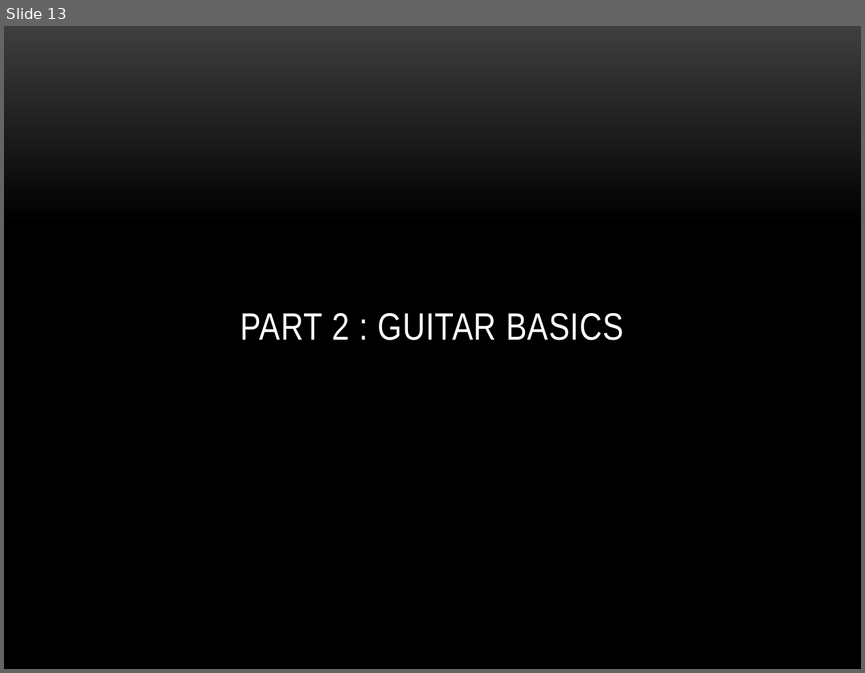
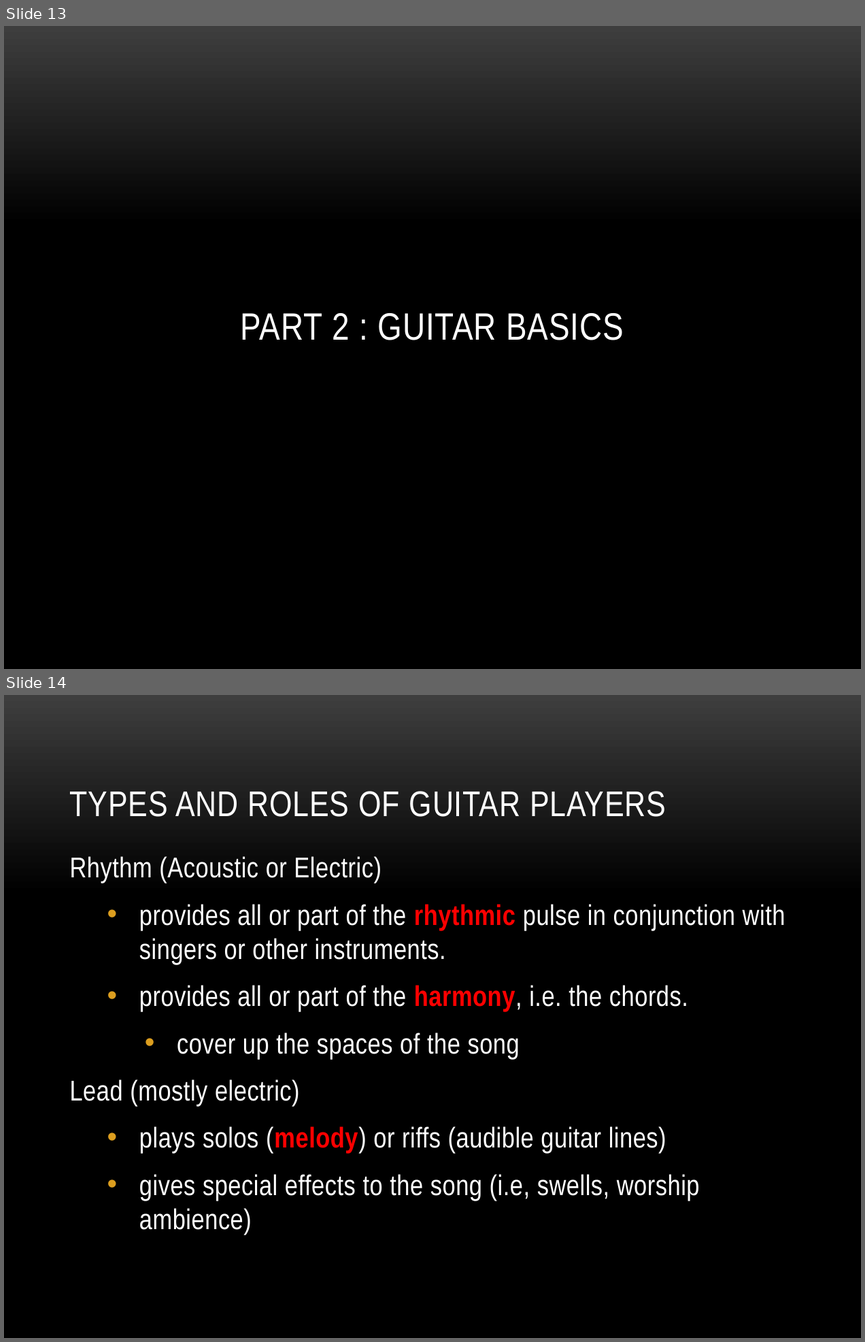
Before and after one commit to GrejSegura/datasciencecoursera, a slide deck: Assignments_Quizzes/Guitar Lessons/week 1/Week 1 v1.pptx. Shown one above the other, each under a label of ours: slide 13 before the commit, slides 13 and 14 after it. The pictures are 865x673 and 865x1342 pixels, drawn with LibreOffice and Linux fonts; fonts in the diff are those of the drawing; background and template pictures are left out. Boxes give left, top, right and bottom in pixels: in the first picture for what was removed or moved away, otherwise in the second. Text is boxed around its words. In the diff, an @@ line names an element or a change of style, - is before the commit and + after.

```diff
--- a/Assignments_Quizzes/Guitar Lessons/week 1/Week 1 v1.pptx
+++ b/Assignments_Quizzes/Guitar Lessons/week 1/Week 1 v1.pptx
@@ slide 14 added at (4,695,861,1338), background picture (left out) @@
@@ title added at (70,791,666,817), 30 pt, text #FFFFFF @@
+TYPES AND ROLES OF GUITAR PLAYERS
@@ text added at (70,856,785,1235), 24 pt, text #FFFFFF @@
+Rhythm (Acoustic or Electric)
+  • provides all or part of the rhythmic pulse in conjunction with singers or other instruments.
+  • provides all or part of the harmony, i.e. the chords.
+    • cover up the spaces of the song
+Lead (mostly electric)
+  • plays solos (melody) or riffs (audible guitar lines)
+  • gives special effects to the song (i.e, swells, worship ambience)
```
Also in this commit, not shown: 2 slides changed, 2 other slides added, 1 slide removed.
